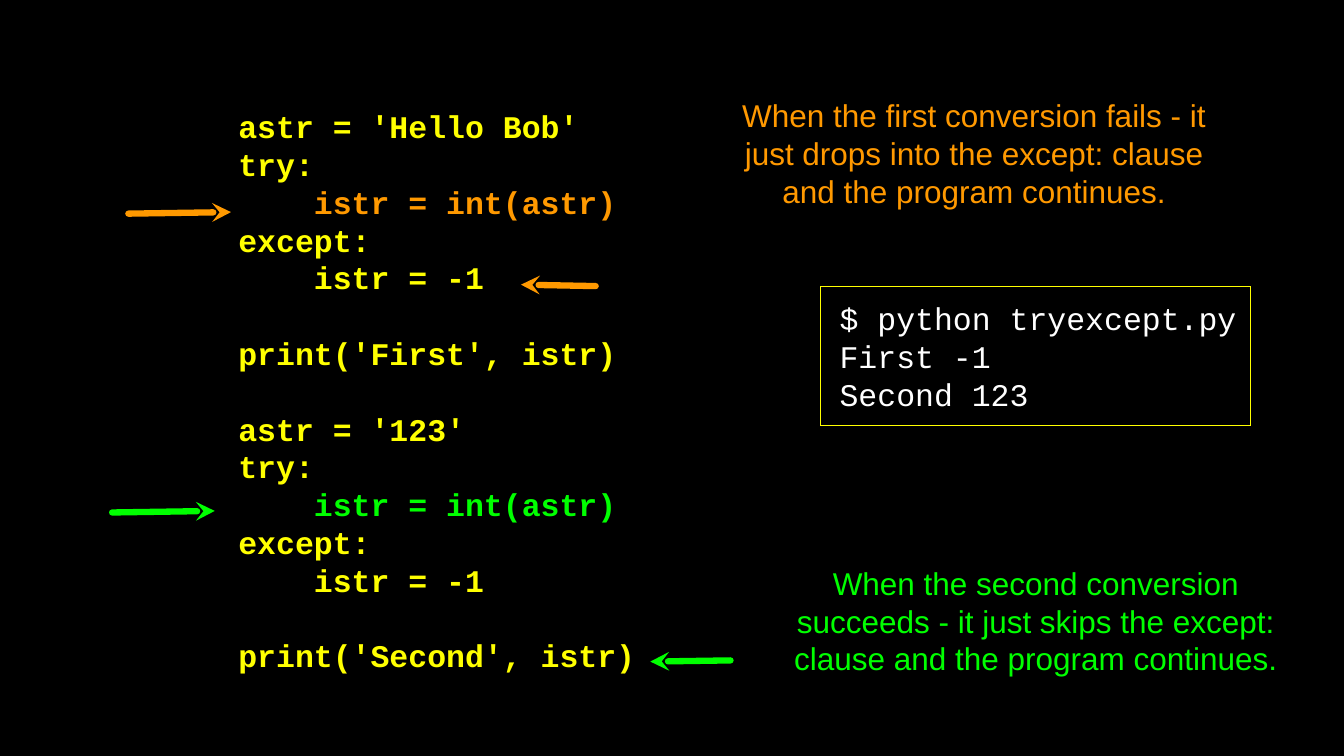
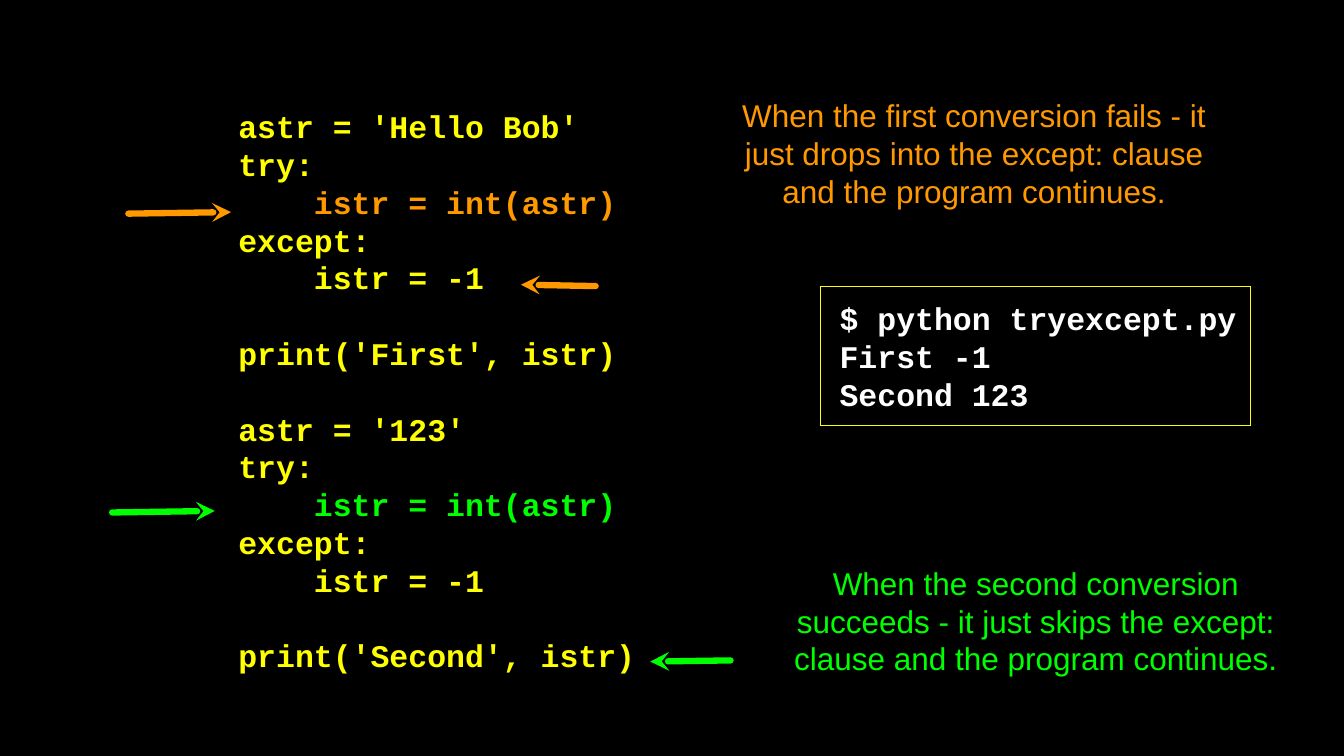
Before and after one commit to csev/py4e, a slide deck: slide 27 of lectures3/Pythonlearn-03-Conditional.pptx. Drawn at 1344x756 pixels with LibreOffice and Linux fonts; fonts in the diff are those of the drawing. Boxes give left, top, right and bottom in pixels: in the first picture for what was removed or moved away, otherwise in the second. Text is boxed around its words. In the diff, an @@ line names an element or a change of style, - is before the commit and + after.

```diff
--- a/lectures3/Pythonlearn-03-Conditional.pptx
+++ b/lectures3/Pythonlearn-03-Conditional.pptx
@@ rectangle "$ python tryexcept.py" at [821, 286, 1251, 426]: bold on @@
```
Also in this commit, not shown: 1 other file.
